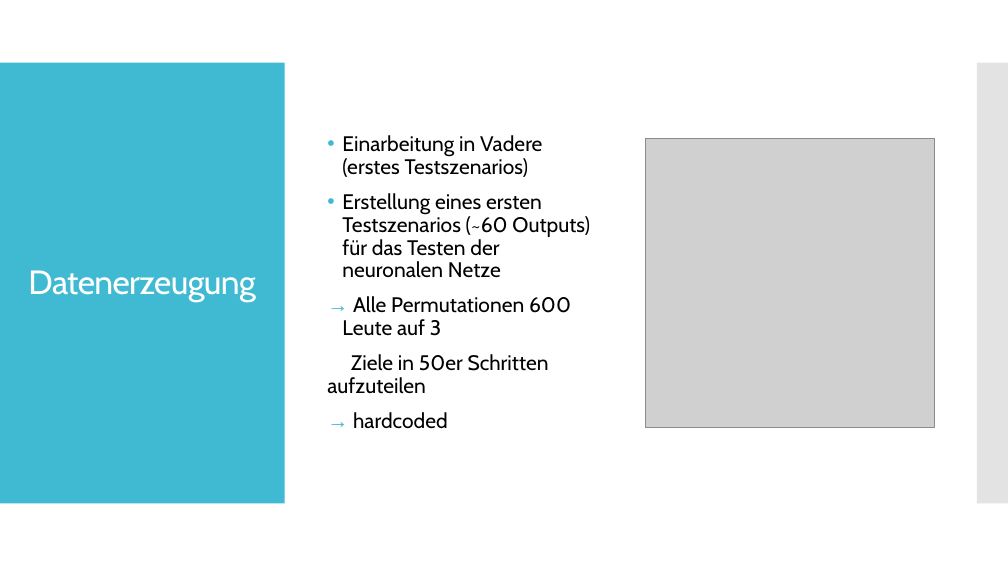
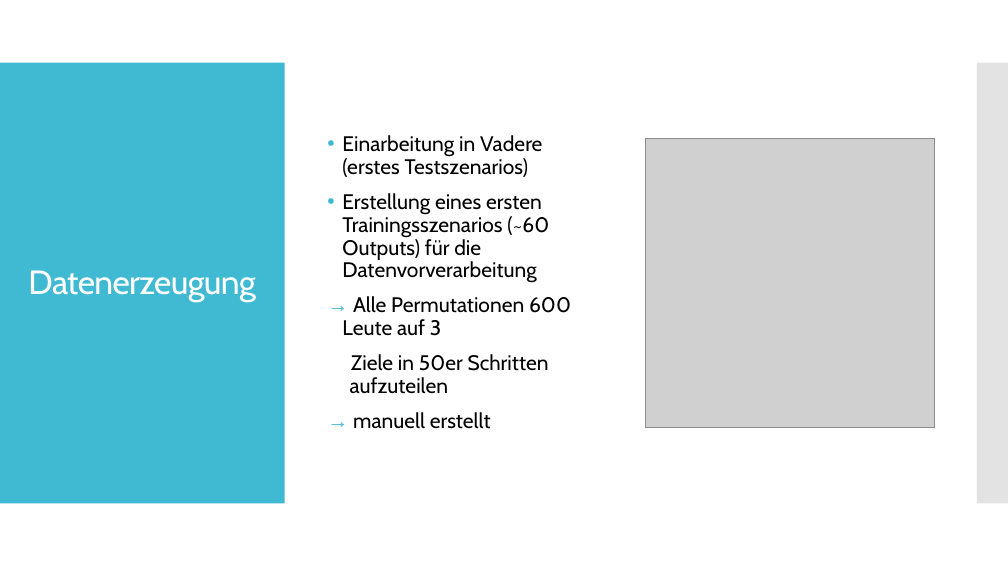
Before and after one commit to Datagroup-ModSim/ModSim17-data-generation-filters, a slide deck: slide 10 of presentations/Datenerzeugung und Datenanalyse_Sprint1_formatiert.pptx. Drawn at 1008x567 pixels with LibreOffice and Linux fonts; fonts in the diff are those of the drawing; grey boxes stand for pictures. Boxes give left, top, right and bottom in pixels: in the first picture for what was removed or moved away, otherwise in the second. Text is boxed around its words. In the diff, an @@ line names an element or a change of style, - is before the commit and + after.

```diff
--- a/presentations/Datenerzeugung und Datenanalyse_Sprint1_formatiert.pptx
+++ b/presentations/Datenerzeugung und Datenanalyse_Sprint1_formatiert.pptx
@@ text at (342,193,549,283): text changed @@
-• Erstellung eines ersten Testszenarios (~60 Outputs) für das Testen der neuronalen Netze
+• Erstellung eines ersten Trainingsszenarios (~60 Outputs) für die Datenvorverarbeitung
@@ text at (350,354,549,394): indent changed @@
@@ text at (353,412,491,429): text changed @@
-→ hardcoded
+→ manuell erstellt
```
Also in this commit, not shown: 8 other slides changed, 1 slide removed.
